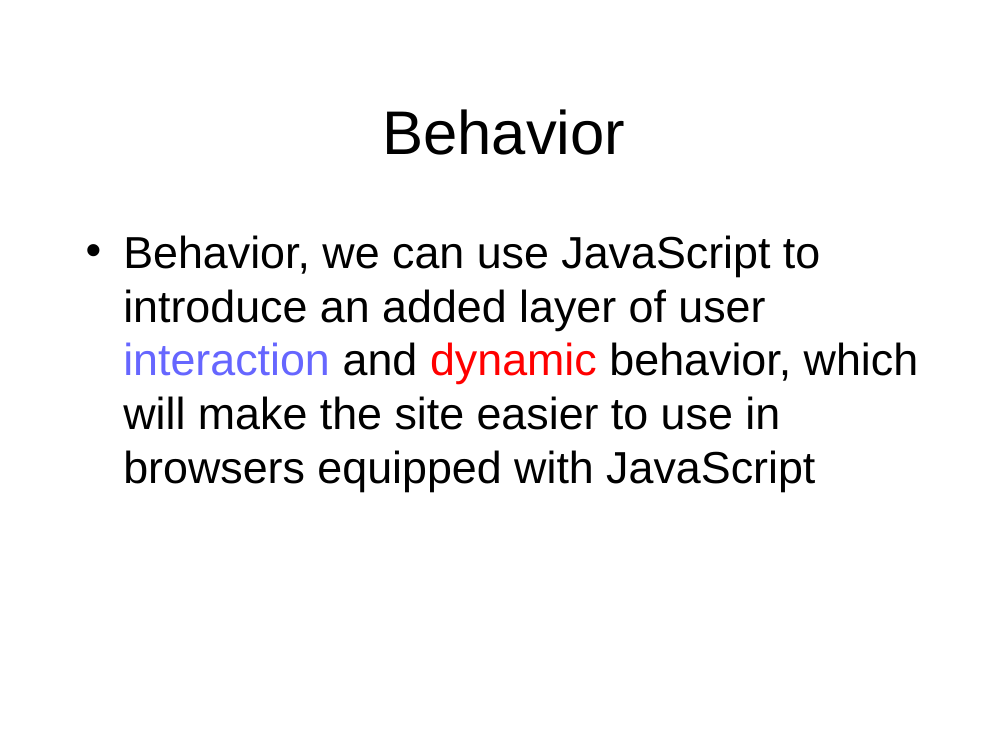
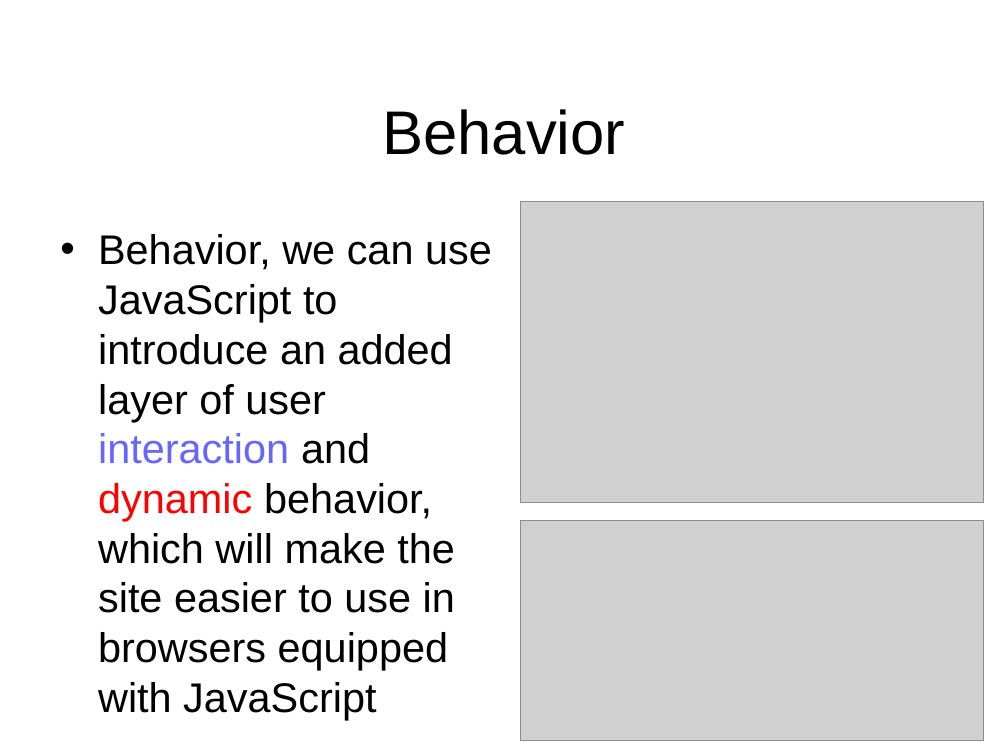
Before and after one commit to octaviordz/zjnu2017.github.io, a slide deck: slide 12 of WAD/lectures/080--Dynamic.vs.Static.Websites.pptx. Drawn at 1008x756 pixels with LibreOffice and Linux fonts; fonts in the diff are those of the drawing; grey boxes stand for pictures. Boxes give left, top, right and bottom in pixels: in the first picture for what was removed or moved away, otherwise in the second. Text is boxed around its words. In the diff, an @@ line names an element or a change of style, - is before the commit and + after.

```diff
--- a/WAD/lectures/080--Dynamic.vs.Static.Websites.pptx
+++ b/WAD/lectures/080--Dynamic.vs.Static.Websites.pptx
@@ picture added at [521, 202, 984, 503] @@
@@ text "Behavior, we can use JavaScript ...": place and size @@
-text "Behavior, we can use JavaScript ..." at [123, 235, 919, 492]
+text "Behavior, we can use JavaScript ..." at [98, 234, 492, 670]
@@ text "Behavior, we can use JavaScript ..." at [98, 234, 492, 670]: size 32 to 29.6 pt @@
@@ picture added at [521, 521, 984, 741] @@
```
Also in this commit, not shown: 7 other slides changed, 10 slides added.
